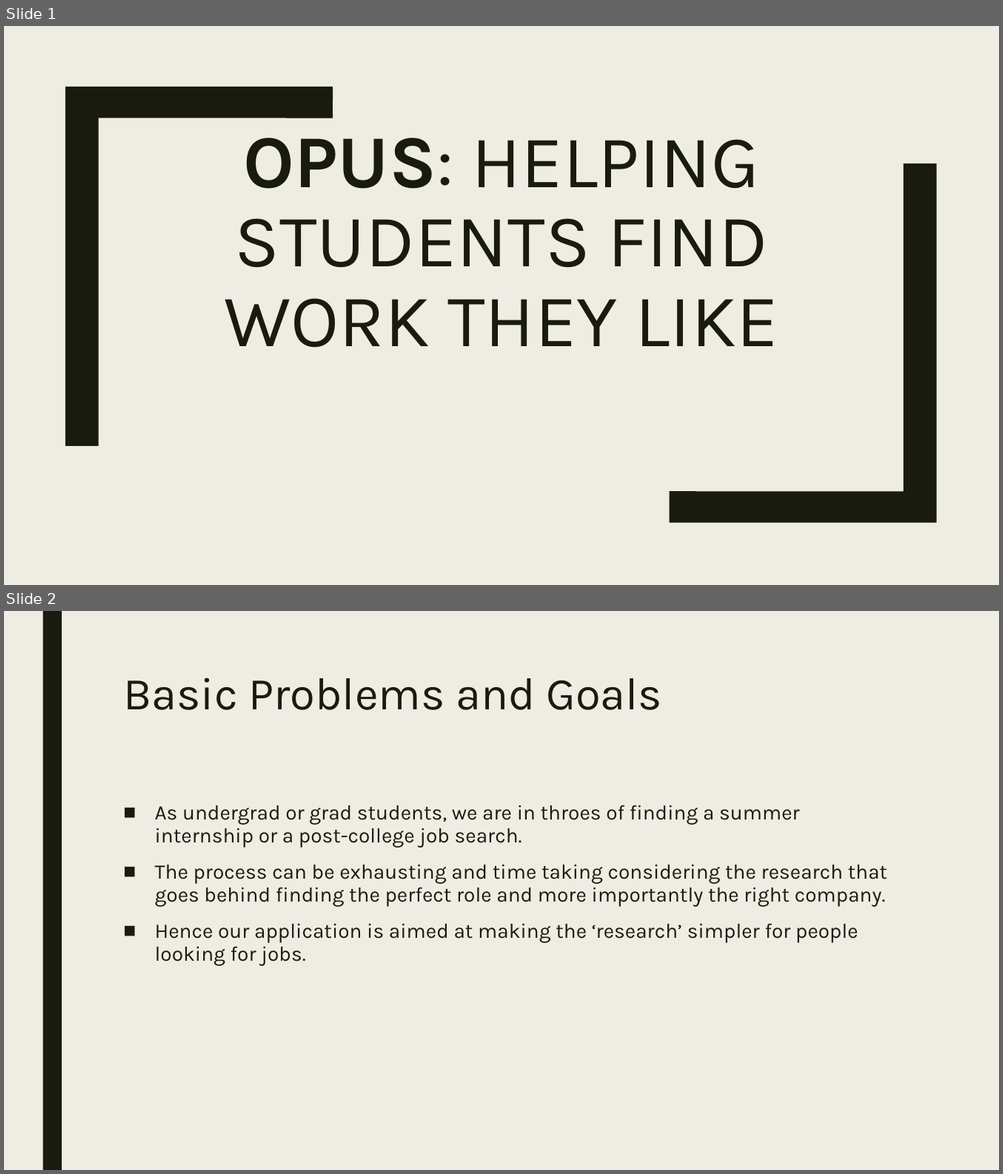
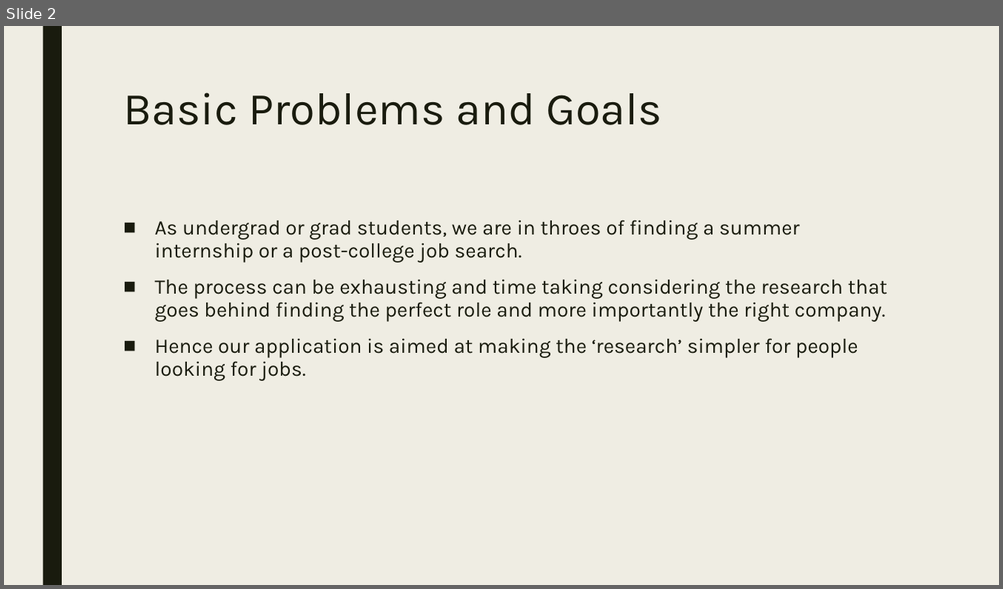
Before and after one commit to ShrivatsAgrawal/CIS550_Project_OPUS, a slide deck: Docs/finalcis550project.pptx. Shown one above the other, each under a label of ours: slides 1 and 2 before the commit, slide 2 after it. The pictures are 1003x1174 and 1003x589 pixels, drawn with LibreOffice and Linux fonts; fonts in the diff are those of the drawing. Boxes give left, top, right and bottom in pixels: in the first picture for what was removed or moved away, otherwise in the second. Text is boxed around its words. In the diff, an @@ line names an element or a change of style, - is before the commit and + after.

```diff
--- a/Docs/finalcis550project.pptx
+++ b/Docs/finalcis550project.pptx
@@ slide 1 removed at (x1=4, y1=26, x2=999, y2=585), background #EFEDE3 @@
@@ freeform shape removed at (x1=65, y1=87, x2=333, y2=446) @@
@@ title removed at (x1=224, y1=138, x2=778, y2=348) @@
-OPUS: HELPING STUDENTS FIND WORK THEY LIKE
@@ freeform shape removed at (x1=669, y1=164, x2=936, y2=523) @@
```
Also in this commit, not shown: 6 slides changed, 3 slides added, 1 other slide removed.
